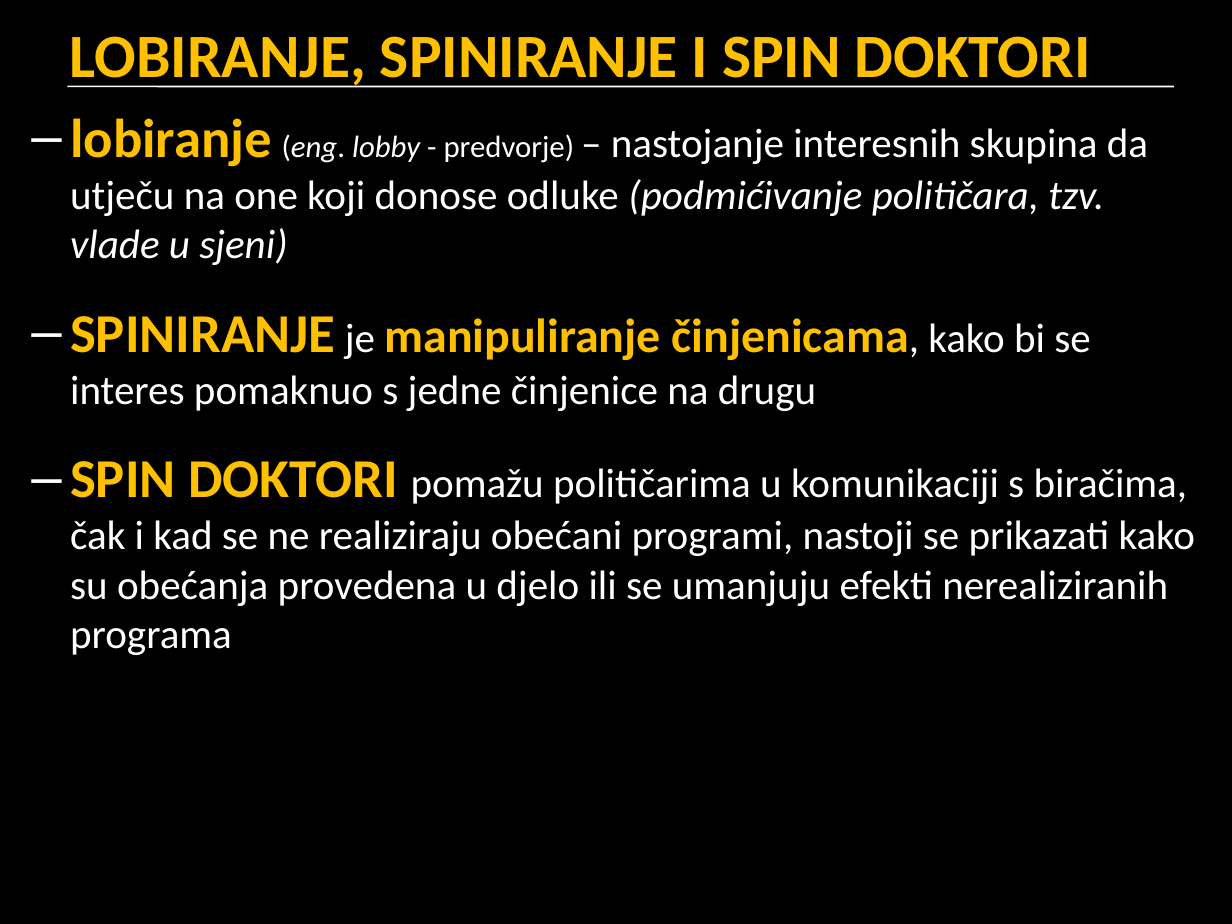
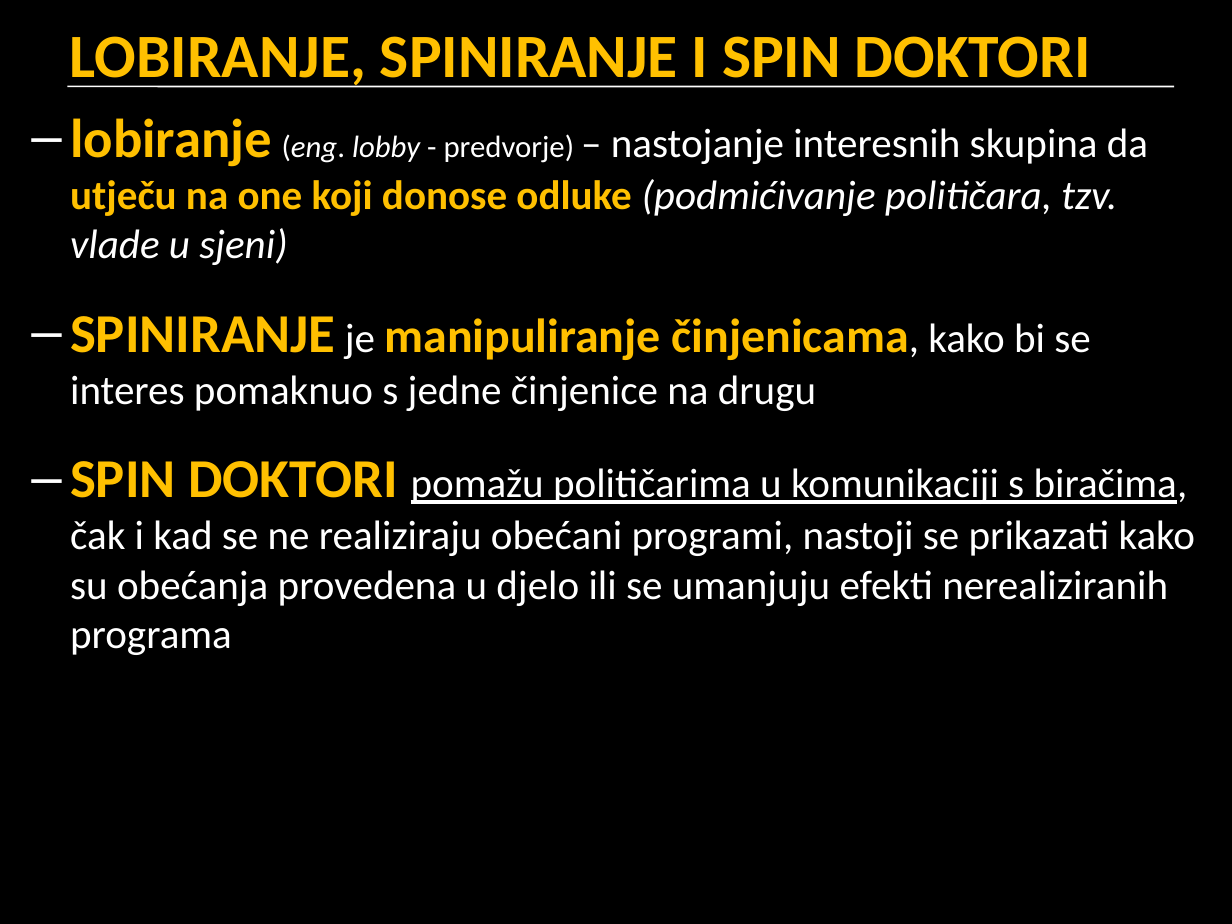
Before and after one commit to cornx/print, a slide deck: slide 33 of data/prezentacije/politika/001_UG_pojam_politike.pptx. Drawn at 1232x924 pixels with LibreOffice and Linux fonts; fonts in the diff are those of the drawing; background and template pictures are left out. Boxes give left, top, right and bottom in pixels: in the first picture for what was removed or moved away, otherwise in the second. Text is boxed around its words. In the diff, an @@ line names an element or a change of style, - is before the commit and + after.

```diff
--- a/data/prezentacije/politika/001_UG_pojam_politike.pptx
+++ b/data/prezentacije/politika/001_UG_pojam_politike.pptx
@@ text at box(70, 118, 1196, 655): text colour #FFFFFF to #FFC000, bold on in "utječu na one koji donose odluke"; underline on in "pomažu političarima u komunikaciji s biračima," @@
```
Also in this commit, not shown: 5 other slides changed.
